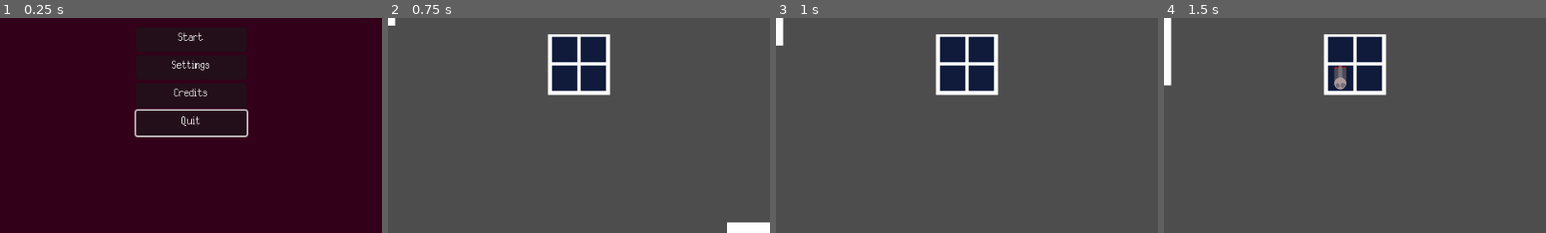
Above: before the commit, frames 1-4 (left to right).
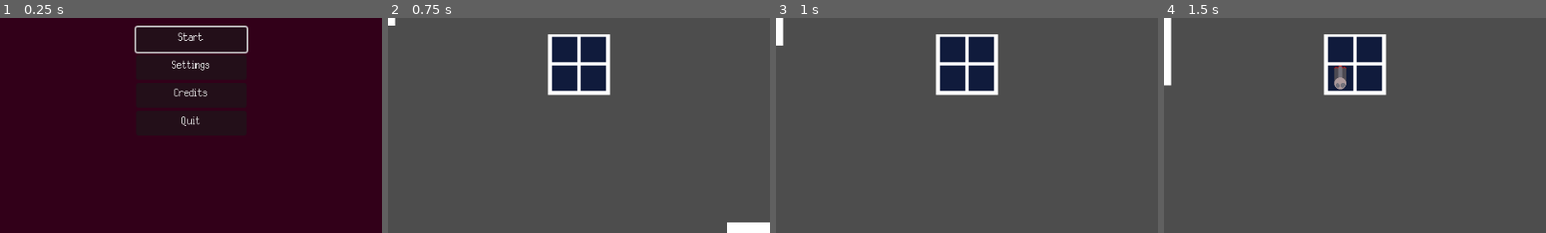
Above: after the commit, the same moments.

Repository: colinbellino/ludum-dare-53
Game: Godot game, scene res://game/main_menu/TitleUI.tscn
Same seed, same stepped clock (60 frames per second), same inputs: the game is played once before the commit and once after it. Sound files missing from this copy of the repository are replaced by a short silence.
Inputs (mouse positions are % of the whole screen's width and height, from its top left):
- Up to frame 1 (0.25 s): no input
- Up to frame 2 (0.75 s): click "Start" at 0.5 s
- Up to frame 3 (1 s): no input
- Up to frame 4 (1.5 s): move the mouse to (48, 53) at 1.27 s; press the mouse at (48, 53) at 1.28 s
The pictures show only the part of the screen within x 25-75%, y 39-89%; the shares and areas given below are measured in that part.

The runs differ from the first frame. In frame 1, 1.3% of the frame differs, in the area x 35-65%, y 3-56%; in frame 2, nothing differs; in frame 3, nothing differs; in frame 4, nothing differs.

Commit message:
Fix UserInteraction grabbing wrong focus.

Diff:
--- a/scripts/autoload/UserInteraction.gd
+++ b/scripts/autoload/UserInteraction.gd
@@ -13,7 +13,7 @@
 		new_node.focus_entered.connect(self.ui_pointer)
 		new_node.pressed.connect(self.ui_confirm)
 		if get_viewport().gui_get_focus_owner() == null and new_node.focus_mode != 0:
-			new_node.call_deferred("grab_focus")
+			new_node.grab_focus()
 
 func ui_pointer():
 	# TODO: UI Feedback sounds
